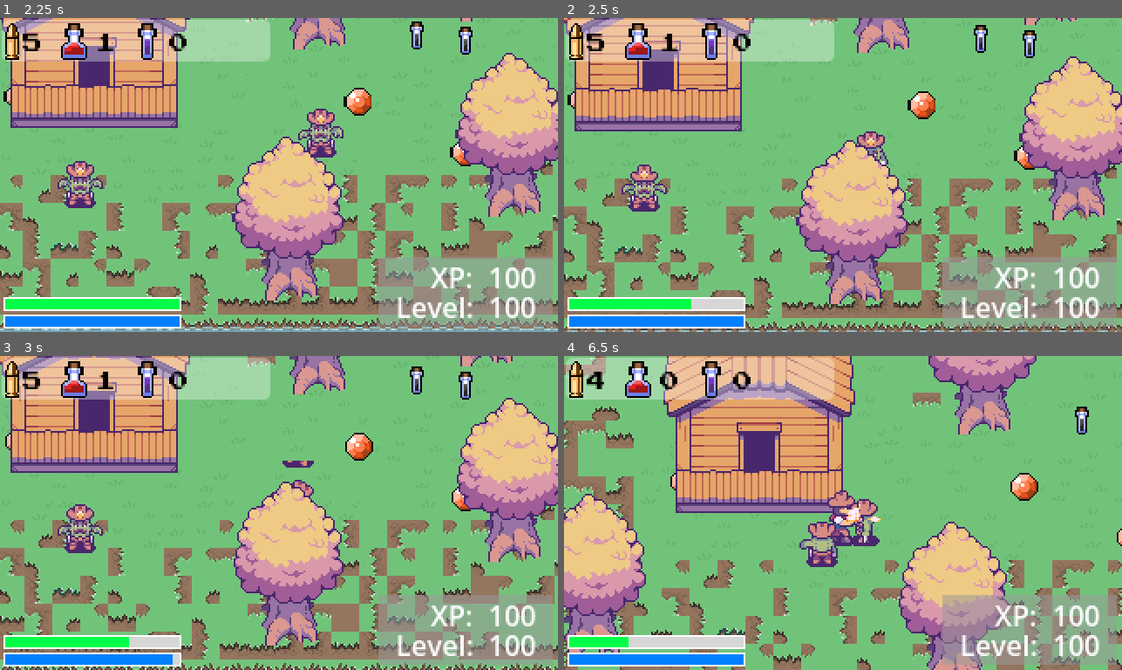
Above: before the commit, frames 1-4 (two rows, left to right).
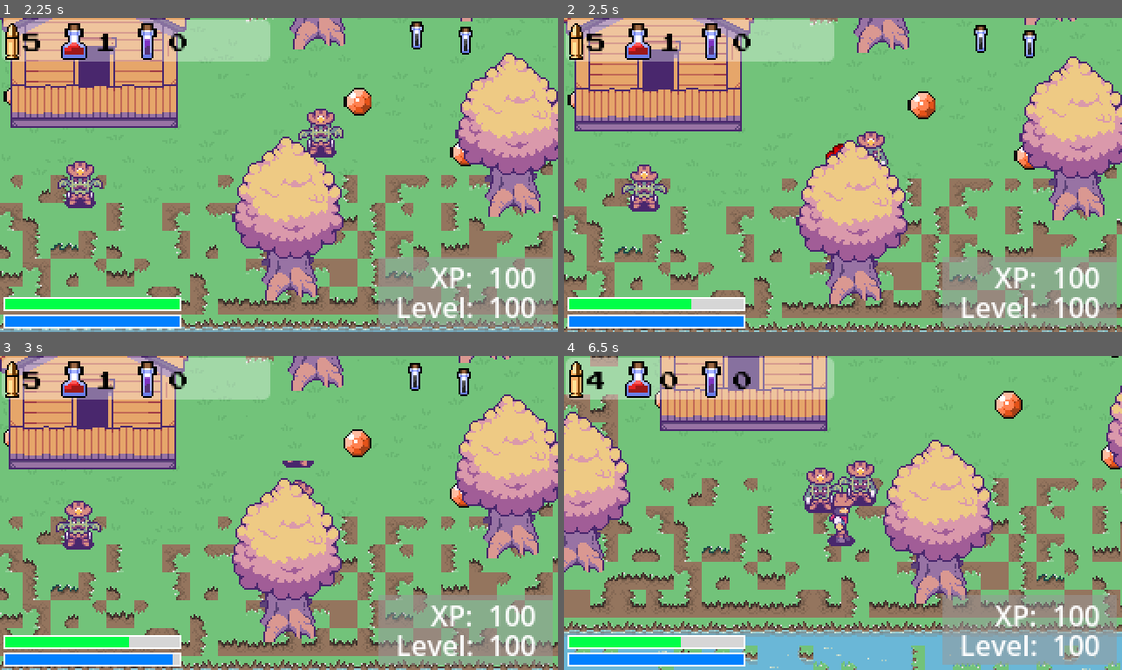
Above: after the commit, the same moments.

Repository: davidsullivanbfhs/rpg_2d_topdown
Game: Godot game, scene res://Scenes/main.tscn
Same seed, same stepped clock (60 frames per second), same inputs: the game is played once before the commit and once after it.
Inputs:
- Up to frame 1 (2.25 s): hold D (Right) 0.53-1.28 s; hold 1 (ConsumeHealthPotion) 0.53-1.28 s; hold S (Down) 1.28-2.03 s; tap 2 (ConsumeStaminaPotion) at 1.35 s; hold D (Right) from 2.03 s (still down); hold Ctrl (Shoot) from 2.03 s (still down)
- Up to frame 2 (2.5 s): keep holding D (Right); keep holding Ctrl (Shoot)
- Up to frame 3 (3 s): keep holding D (Right); release Ctrl (Shoot) at 2.78 s; tap Space (Sprint) at 2.85 s
- Up to frame 4 (6.5 s): release D (Right) at 3.53 s; hold W (Top) 3.53-4.28 s; hold A (Left) 3.53-5.03 s; tap 1 (ConsumeHealthPotion) at 4.35 s; hold S (Down) 5.03-5.78 s; hold 2 (ConsumeStaminaPotion) 5.03-5.78 s; hold D (Right) from 5.78 s (still down); tap Ctrl (Shoot) at 5.85 s

Frame 1 is identical in both runs. In frame 2, less than 0.1% of the frame differs, in the area x 46-50%, y 40-45%; in frame 3, 22%; in frame 4, 59%, in the area x 0-100%, y 0-100%.

Commit message:
still working on player death
enemy bullets dont always hit the player
game over ui doesnt play

Diff:
--- a/Scenes/main.gd
+++ b/Scenes/main.gd
@@ -13,6 +13,7 @@
 
 #if you mark a node as having a unique name, you can use % to refer to the node
 #this will work even if you change the parents
+@onready var animation_player = $AnimationPlayer
 @onready var health_bar_value = %HealthBar
 @onready var stamina_bar_value = %StaminaBar
 @onready var player = $Player
@@ -30,6 +31,7 @@
 	player.ammo_amount_updated.connect(_on_player_ammo_amount_updated)
 	player.stamina_amount_updated.connect(_on_player_stamina_amount_updated)
 	player.health_amount_updated.connect(_on_player_health_amount_updated)
+	player.player_dead.connect(_on_player_player_dead)
 
 
 # Called every frame. 'delta' is the elapsed time since the previous frame.
@@ -57,3 +59,7 @@
 
 func _on_player_stamina_amount_updated(stamina_potion_amount) -> void:
 	%StaminaLabel.text = str(stamina_potion_amount)
+
+
+func _on_player_player_dead() -> void:
+	animation_player.play("game_over")
--- a/Scenes/main.tscn
+++ b/Scenes/main.tscn
@@ -10,6 +10,7 @@
 [ext_resource type="FontFile" uid="uid://lxeddhw7kru1" path="res://Assets/Font/ARCADECLASSIC.TTF" id="8_yfvie"]
 [ext_resource type="Texture2D" uid="uid://bwou77y40enkh" path="res://Assets/Icons/potion_03a.png" id="9_kptm4"]
 [ext_resource type="Texture2D" uid="uid://bxihuu4njryk3" path="res://Assets/Icons/potion_01e.png" id="10_n5gkt"]
+[ext_resource type="FontFile" uid="uid://digbq0mlkbh3p" path="res://Assets/Font/Schrödinger.ttf" id="10_yoaw3"]
 [ext_resource type="PackedScene" uid="uid://dlf0xpb5xdsi1" path="res://Scenes/pickup.tscn" id="11_esub0"]
 [ext_resource type="PackedScene" uid="uid://86an58l5gfe0" path="res://Scenes/enemy_spawner.tscn" id="11_lub0n"]
 [ext_resource type="PackedScene" uid="uid://ge2wa6otcixm" path="res://Scenes/pickup_spawner.tscn" id="13_r4d0y"]
@@ -2535,6 +2536,42 @@
 [sub_resource type="StyleBoxFlat" id="StyleBoxFlat_nwv7s"]
 bg_color = Color(0.6, 0.6, 0.6, 0.533333)
 
+[sub_resource type="Animation" id="Animation_aknec"]
+length = 0.001
+tracks/0/type = "value"
+tracks/0/imported = false
+tracks/0/enabled = true
+tracks/0/path = NodePath("UI/GameOverPanel:modulate")
+tracks/0/interp = 1
+tracks/0/loop_wrap = true
+tracks/0/keys = {
+"times": PackedFloat32Array(0),
+"transitions": PackedFloat32Array(1),
+"update": 0,
+"values": [Color(1, 1, 1, 1)]
+}
+
+[sub_resource type="Animation" id="Animation_j6wbl"]
+resource_name = "GameOver"
+tracks/0/type = "value"
+tracks/0/imported = false
+tracks/0/enabled = true
+tracks/0/path = NodePath("UI/GameOverPanel:modulate")
+tracks/0/interp = 1
+tracks/0/loop_wrap = true
+tracks/0/keys = {
+"times": PackedFloat32Array(0, 1),
+"transitions": PackedFloat32Array(1, 1),
+"update": 0,
+"values": [Color(1, 1, 1, 0), Color(1, 1, 1, 1)]
+}
+
+[sub_resource type="AnimationLibrary" id="AnimationLibrary_kiqid"]
+_data = {
+"RESET": SubResource("Animation_aknec"),
+"game_over": SubResource("Animation_j6wbl")
+}
+
 [node name="Main" type="Node2D"]
 y_sort_enabled = true
 script = ExtResource("1_nde20")
@@ -2724,6 +2761,34 @@
 horizontal_alignment = 2
 vertical_alignment = 1
 
+[node name="GameOverPanel" type="Panel" parent="UI"]
+visible = false
+anchors_preset = 15
+anchor_right = 1.0
+anchor_bottom = 1.0
+grow_horizontal = 2
+grow_vertical = 2
+size_flags_vertical = 4
+metadata/_edit_use_anchors_ = true
+
+[node name="GameOverLabel" type="Label" parent="UI/GameOverPanel"]
+layout_mode = 1
+anchors_preset = 8
+anchor_left = 0.5
+anchor_top = 0.5
+anchor_right = 0.5
+anchor_bottom = 0.5
+offset_left = -48.5
+offset_top = -11.5
+offset_right = 48.5
+offset_bottom = 11.5
+grow_horizontal = 2
+grow_vertical = 2
+theme_override_fonts/font = ExtResource("10_yoaw3")
+text = "GAME OVER!"
+horizontal_alignment = 1
+vertical_alignment = 1
+
 [node name="EnemySpawner" parent="." instance=ExtResource("11_lub0n")]
 z_index = 2
 max_enemies = 2
@@ -2744,3 +2809,8 @@
 
 [node name="PickupSpawner" parent="." instance=ExtResource("13_r4d0y")]
 position = Vector2(13, 3)
+
+[node name="AnimationPlayer" type="AnimationPlayer" parent="."]
+libraries = {
+"": SubResource("AnimationLibrary_kiqid")
+}
--- a/Scenes/player.tscn
+++ b/Scenes/player.tscn
@@ -762,8 +762,7 @@
 
 [node name="AnimatedSprite2D" type="AnimatedSprite2D" parent="."]
 sprite_frames = SubResource("SpriteFrames_a07r0")
-animation = &"attack_back"
-frame = 5
+animation = &"hit_front"
 
 [node name="Camera2D" type="Camera2D" parent="."]
 
--- a/Scripts/bullet.gd
+++ b/Scripts/bullet.gd
@@ -27,6 +27,7 @@
 func _on_body_entered(body: Node2D) -> void:
 	# i liked the idea of bullets being agnostic and damaging anything it hits
 	#if it collides with player, damage them
+	# need to make sure bullet collision mask includes player
 	if body.is_in_group("player"): #changed this to group just in case it is ever multiplayer
 		body.hit(damage)
 	#if it collides with the tilemap, check if it is a layer
--- a/Scripts/player.gd
+++ b/Scripts/player.gd
@@ -33,6 +33,7 @@
 signal ammo_amount_updated
 signal health_amount_updated
 signal stamina_amount_updated
+signal player_dead
 
 @export var speed = 50.0
 @export var recoil = -5.0
@@ -226,17 +227,21 @@
 # ------------------- Damage & Death ------------------------------
 	#does damage to our player
 func hit(damage):
+	is_attacking = true
 	health -= damage
 	health_updated.emit(health, max_health)
 	if health > 0:
 		#damage
+		animation_sprite.play("hit_front")
 		animation_player.play("damaged")
-		health_updated.emit(health)
 	else:
 		#death
 		set_process(false)
-		#todo: game overYour final code should look like this.
+		#todo: game over
+		#emit a signal to main to
+		player_dead.emit()
 
 
 func _on_animation_player_animation_finished(anim_name: StringName) -> void:
 	animation_sprite.modulate = Color(1, 1, 1, 1)
+	is_attacking = false
Not shown: 1 places in Scenes/main.tscn that only renumber resources
